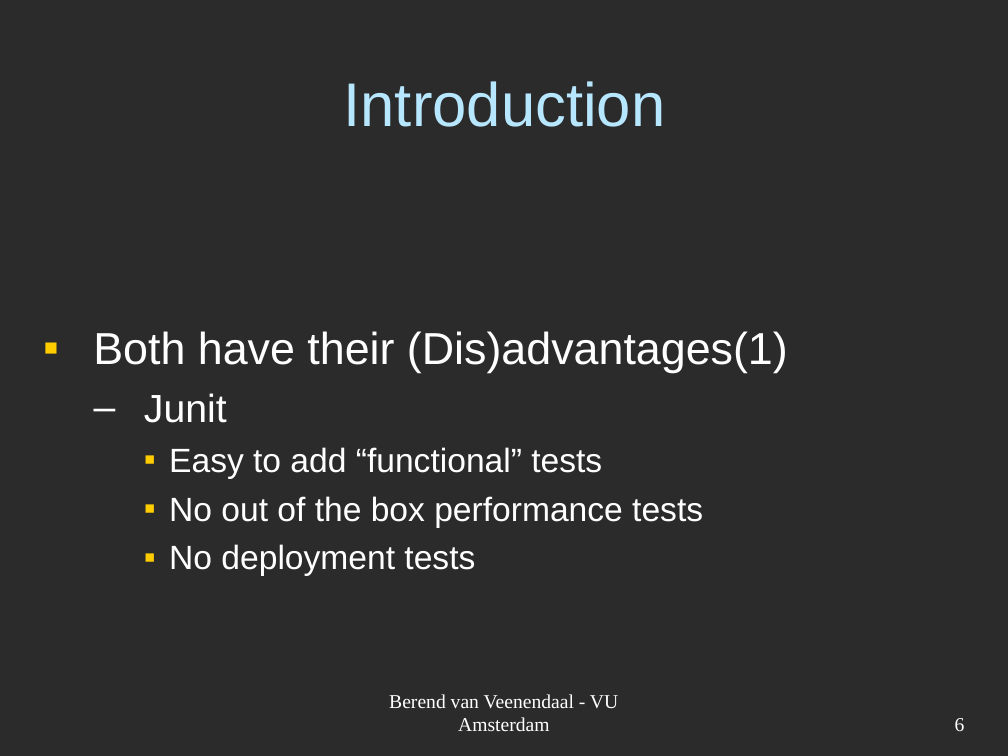
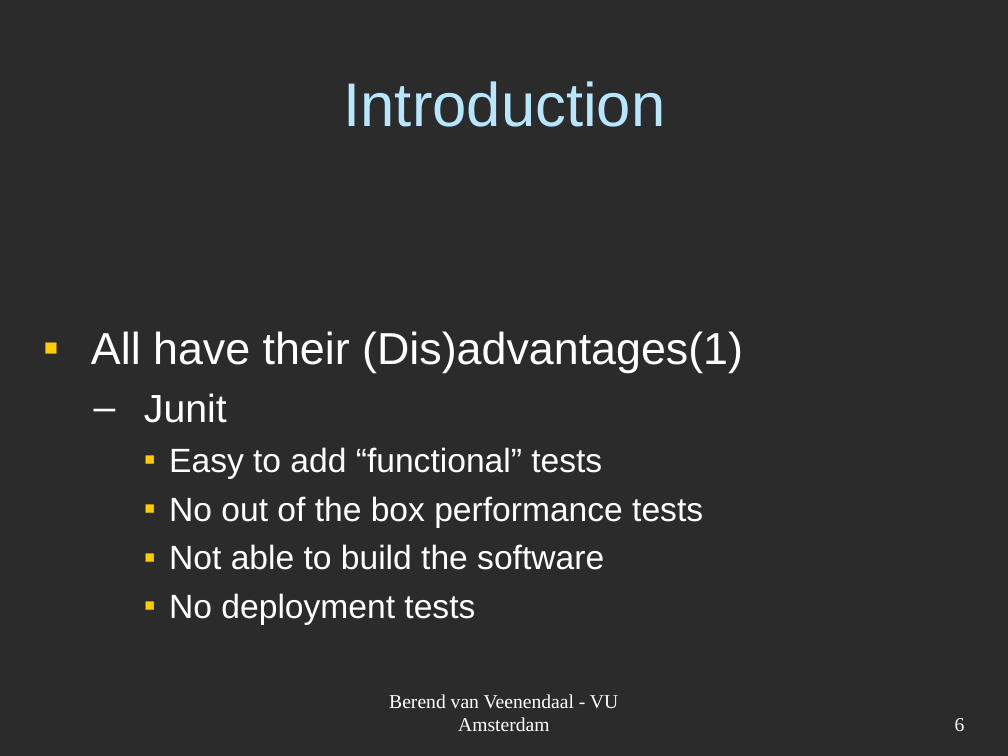
Before and after one commit to JungleComputing/codmon, a slide deck: slide 6 of doc/report/Codmon-VM.ppt. Drawn at 1008x756 pixels with LibreOffice and Linux fonts; fonts in the diff are those of the drawing; background and template pictures are left out; a plain dark background stands for a picture behind light text. Boxes give left, top, right and bottom in pixels: in the first picture for what was removed or moved away, otherwise in the second. Text is boxed around its words. In the diff, an @@ line names an element or a change of style, - is before the commit and + after.

```diff
--- a/doc/report/Codmon-VM.ppt
+++ b/doc/report/Codmon-VM.ppt
@@ text at bbox=[91, 331, 743, 373]: text changed @@
-▪ Both have their (Dis)advantages(1)
+▪ All have their (Dis)advantages(1)
@@ text at bbox=[169, 544, 604, 570]: paragraph added @@
+    ▪ Not able to build the software
```
Also in this commit, not shown: 1 other slide changed, 1 other file.
